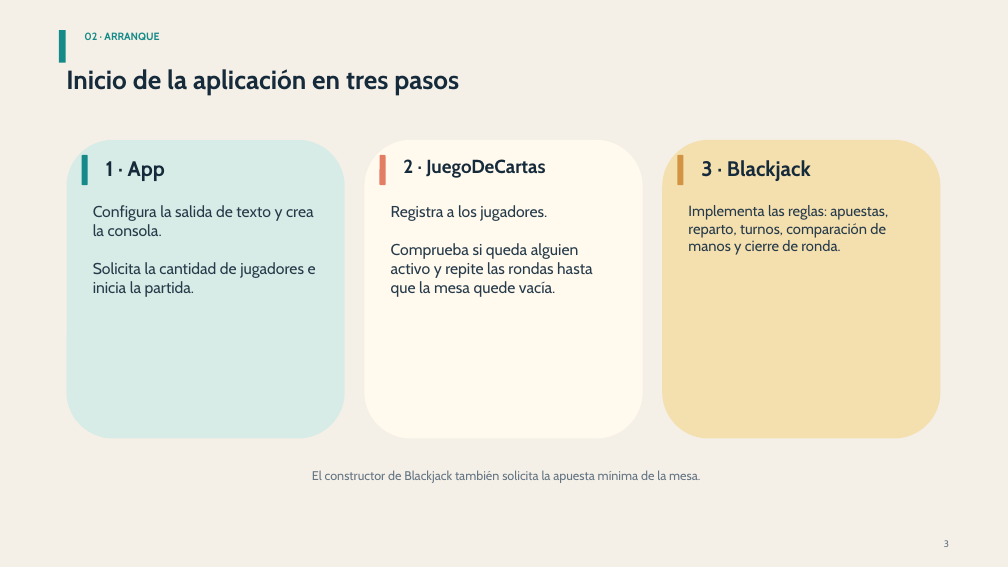
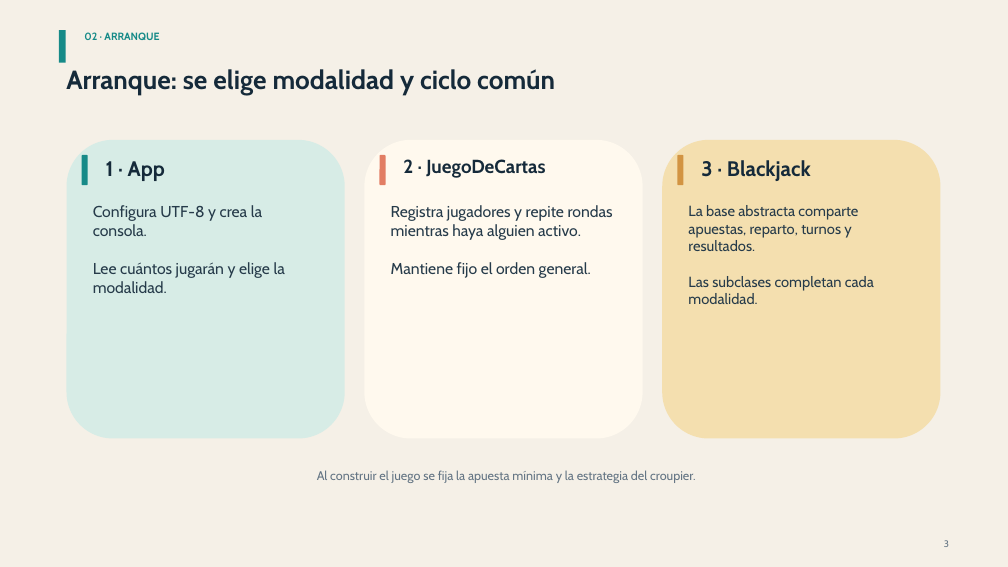
Before and after one commit to Sebastian1247/Juego_Baraja, a slide deck: slide 3 of docs/Presentacion_Blackjack_Diseno.pptx. Drawn at 1008x567 pixels with LibreOffice and Linux fonts; fonts in the diff are those of the drawing. Boxes give left, top, right and bottom in pixels: in the first picture for what was removed or moved away, otherwise in the second. Text is boxed around its words. In the diff, an @@ line names an element or a change of style, - is before the commit and + after.

Commit message:
La presentación refleja la abstracción Blackjack para versionamiento de 1 o varios jugadores

```diff
--- a/docs/Presentacion_Blackjack_Diseno.pptx
+++ b/docs/Presentacion_Blackjack_Diseno.pptx
@@ text at (x1=66, y1=69, x2=555, y2=96): text changed @@
-Inicio de la aplicación en tres pasos
+Arranque: se elige modalidad y ciclo común
@@ text at (x1=93, y1=205, x2=285, y2=293): text changed @@
-Configura la salida de texto y crea la consola.
-Solicita la cantidad de jugadores e inicia la partida.
+Configura UTF-8 y crea la consola.
+Lee cuántos jugarán y elige la modalidad.
@@ text at (x1=391, y1=205, x2=613, y2=278): text changed @@
-Registra a los jugadores.
-Comprueba si queda alguien activo y repite las rondas hasta que la mesa quede vacía.
+Registra jugadores y repite rondas mientras haya alguien activo.
+Mantiene fijo el orden general.
@@ text at (x1=688, y1=205, x2=874, y2=304): text changed @@
-Implementa las reglas: apuestas, reparto, turnos, comparación de manos y cierre de ronda.
+La base abstracta comparte apuestas, reparto, turnos y resultados.
+Las subclases completan cada modalidad.
@@ text at (x1=317, y1=470, x2=695, y2=483): text changed @@
-El constructor de Blackjack también solicita la apuesta mínima de la mesa.
+Al construir el juego se fija la apuesta mínima y la estrategia del croupier.
```
Also in this commit, not shown: 7 other slides changed.
